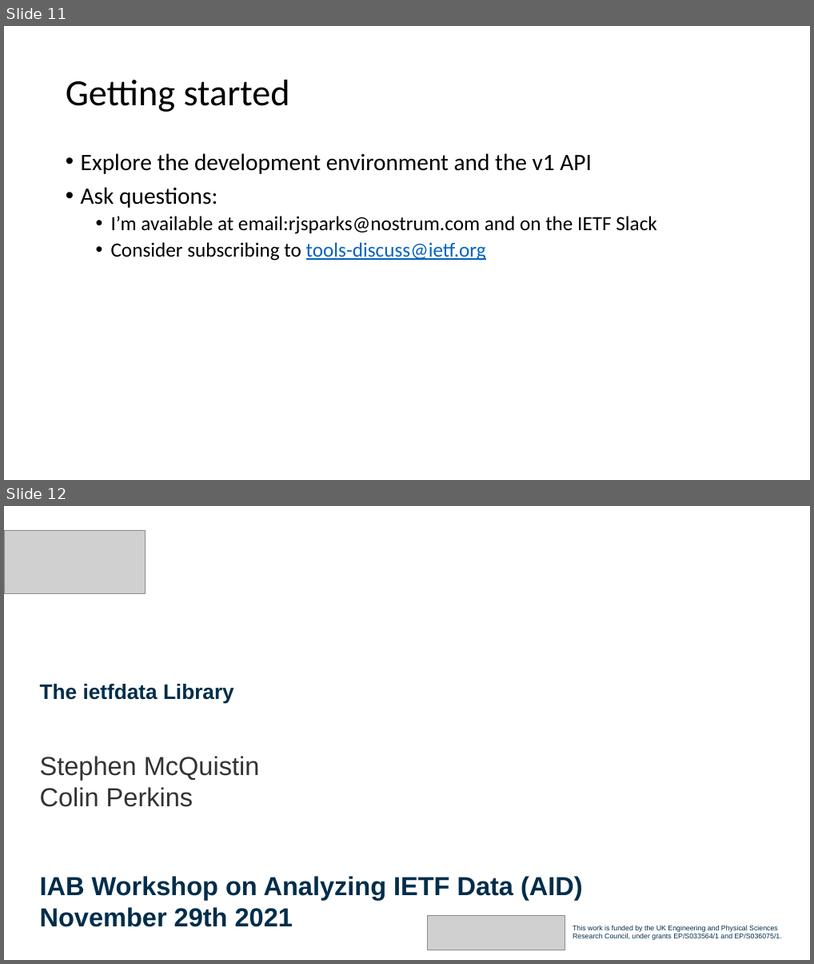
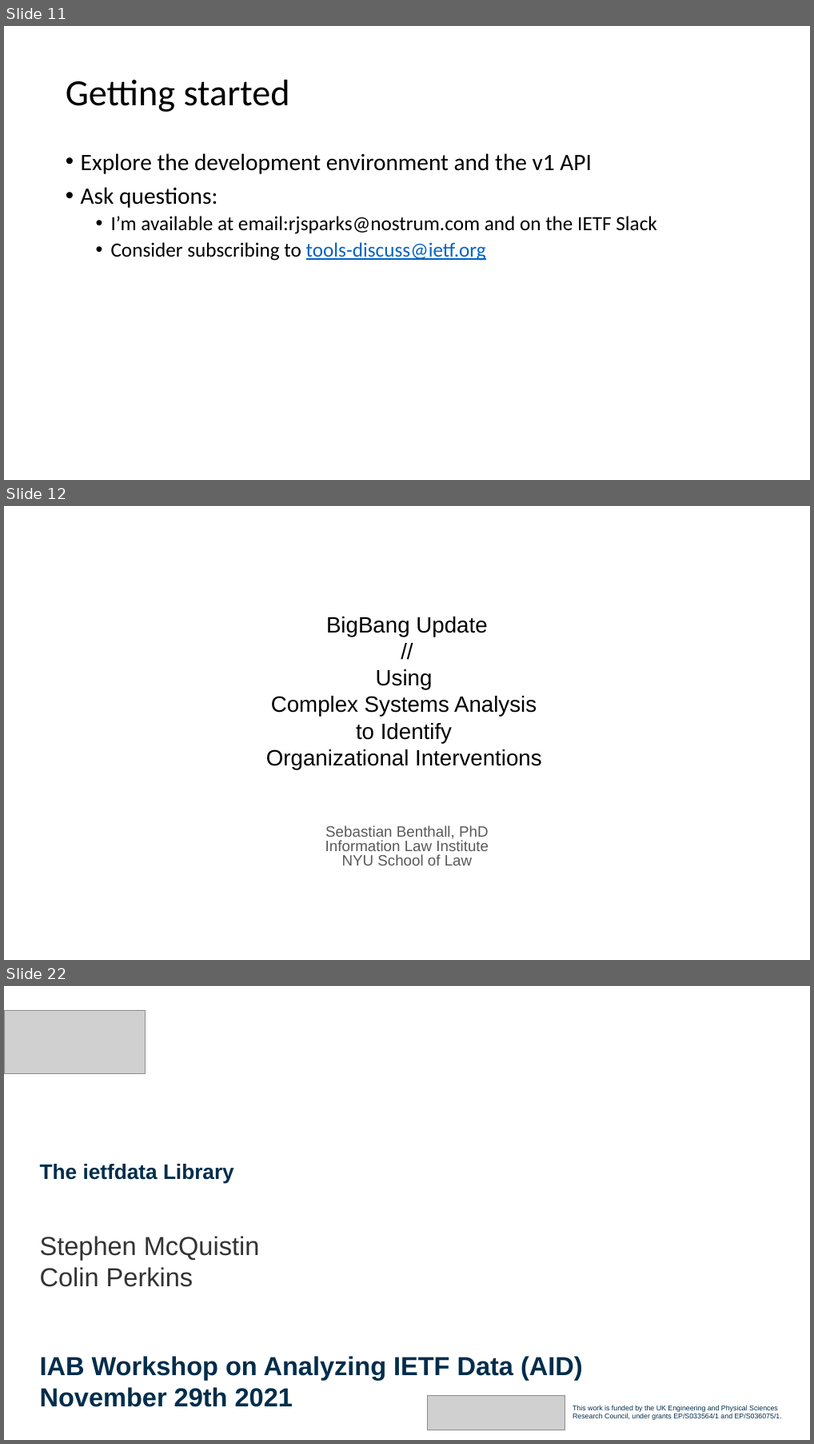
Before and after one commit to intarchboard/workshop-aid, a slide deck: slides/session1-tools/aid-session1-all.pptx. Shown one above the other, each under a label of ours: slides 11 and 12 before the commit, slides 11, 12 and 22 after it; the slides between them are not shown. The pictures are 814x964 and 814x1444 pixels, drawn with LibreOffice and Linux fonts; fonts in the diff are those of the drawing; grey boxes stand for pictures. Boxes give left, top, right and bottom in pixels: in the first picture for what was removed or moved away, otherwise in the second. Text is boxed around its words. In the diff, an @@ line names an element or a change of style, - is before the commit and + after.

Commit message:
added Benthall slides

```diff
--- a/slides/session1-tools/aid-session1-all.pptx
+++ b/slides/session1-tools/aid-session1-all.pptx
@@ slide 12 added at (4,506,810,960), background #FFFFFF @@
@@ title added at (266,616,542,769), 26.4 pt, text #000000 @@
+BigBang Update
+//
+Using
+Complex Systems Analysis
+to Identify
+Organizational Interventions
@@ subtitle added at (326,825,489,865), 17.9 pt, text #595959 @@
+Sebastian Benthall, PhD
+Information Law Institute
+NYU School of Law
@@ what was slide 12 is now slide 22 @@
```
Also in this commit, not shown: 9 other slides added, 1 other file.
